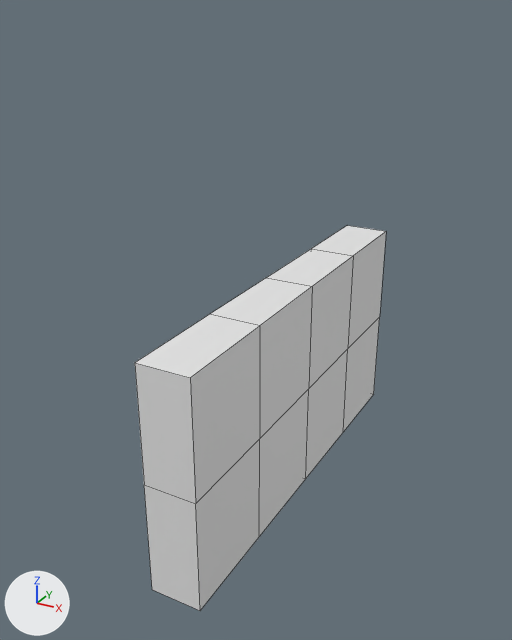
Renders of the FBX model SyphonFilter4/Assets/Models/basicWall.fbx from each side of a commit.
Before and after are seen from a 50 mm lens placed at (-1.3, -9.44, 5.63), pointed at (-4.93, -2.83, 2.32). Lighting does not change. The marker at lower left points along +X, +Y and +Z. Mesh edges are drawn as thin lines. Where no turn or scale is listed for an object, it has been applied to the vertices.
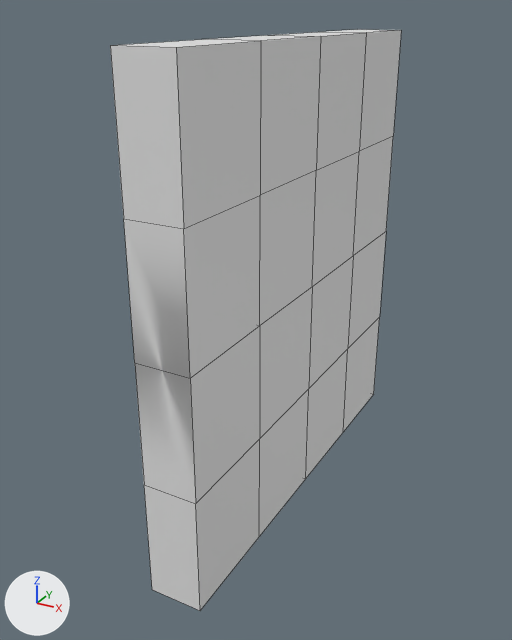
The newer file is also turned or shifted as a whole; pictures and numbers use the older file's frame.

What differs and where, as boxes [x1, y1, x2, y2] in the pictures (512 x 640 px):
'Cube.001', reshaped (16% wider, 51% taller): before [135, 226, 386, 611]; after [110, 29, 401, 611]
part 1 of me_cube_002, added: after [110, 29, 401, 378]

Edits to the bpy script that builds the scene:
```text
Change me_cube_002:
    used by ob_cube_001; location = (-4.68, -2.49, 1.4)
    remove me_cube_002.from_pydata(...)  # 30 vertices, 28 faces; spans x -0.3..0.3, y -2.5..2.5, z -1.33..1.33
    add me_cube_002.from_pydata(...)  # 50 vertices, 52 faces; spans x -0.3..0.3, y -2.5..2.5, z -1.33..3.98
    me_cube_002 part 1
    10 new vertices lie (0.0, 0.0, 1.33) away from vertices in x -0.3..0.3, y -2.5..2.5, z 1.33
    10 new vertices lie (0.0, 0.0, 1.33) away from vertices in x -0.3..0.3, y -2.5..2.5, z 2.65
    24 new faces join them
```
